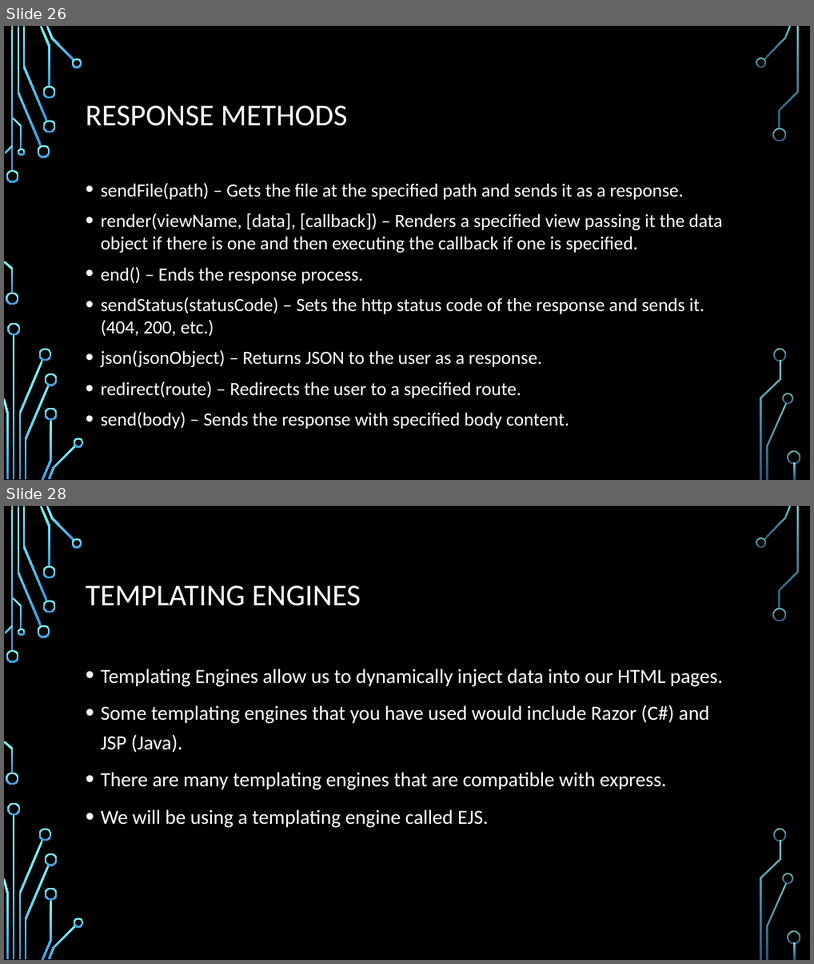
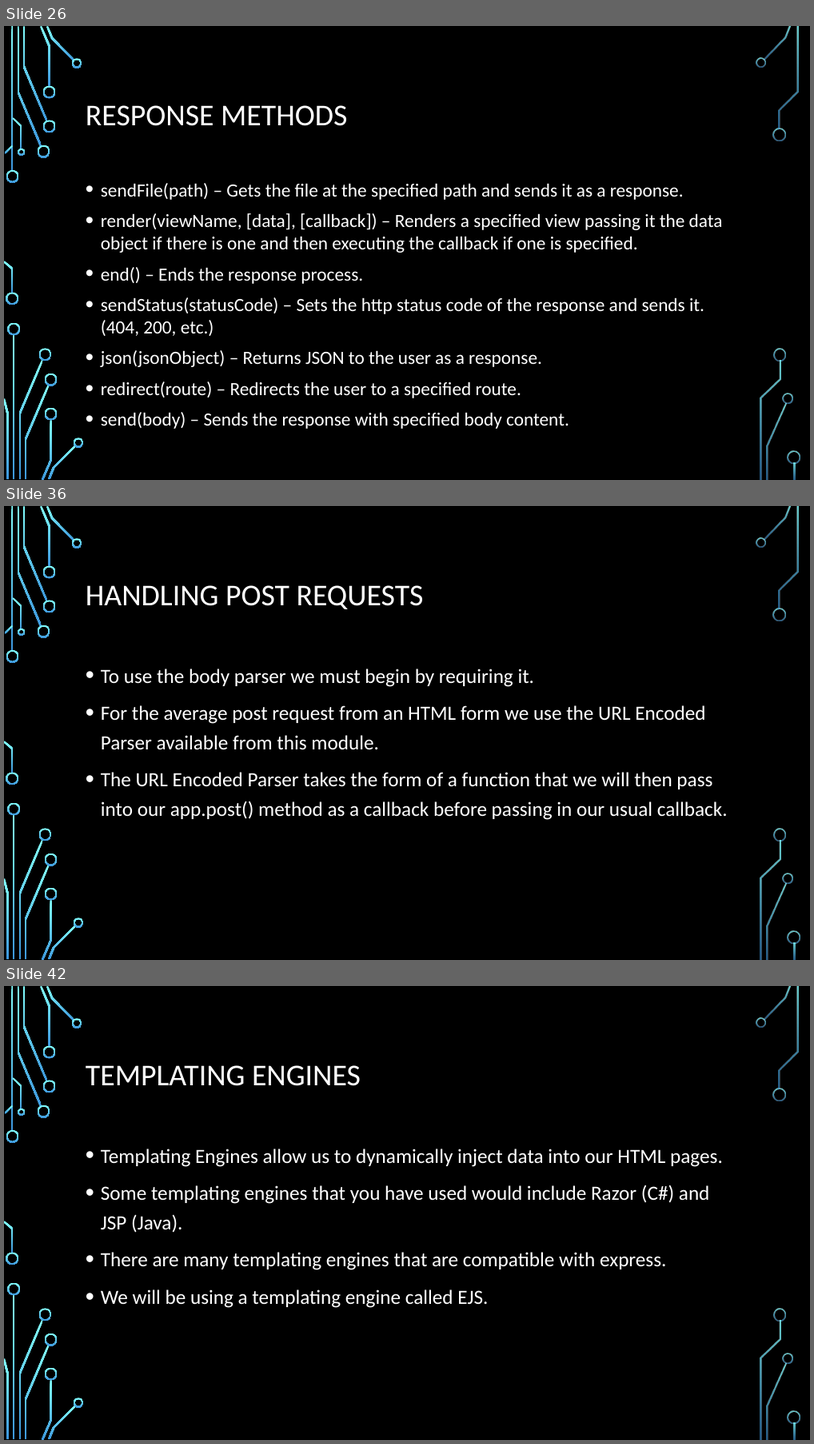
Before and after one commit to aliceroherty/ResearchProject, a slide deck: Presentation/Node.pptx. Shown one above the other, each under a label of ours: slides 26 and 28 before the commit, slides 26, 36 and 42 after it; the slides between them are not shown. The pictures are 814x964 and 814x1444 pixels, drawn with LibreOffice and Linux fonts; fonts in the diff are those of the drawing; background and template pictures are left out. Boxes give left, top, right and bottom in pixels: in the first picture for what was removed or moved away, otherwise in the second. Text is boxed around its words. In the diff, an @@ line names an element or a change of style, - is before the commit and + after.

```diff
--- a/Presentation/Node.pptx
+++ b/Presentation/Node.pptx
@@ slide 36 added at (4, 506, 810, 960), background picture (left out); not listed: 36 template elements that a slide beside it also shows @@
@@ title added at (86, 585, 424, 609), 36 pt, text #FFFFFF @@
+HANDLING POST REQUESTS
@@ text added at (101, 668, 728, 820), 24 pt, text #FFFFFF @@
+• To use the body parser we must begin by requiring it.
+• For the average post request from an HTML form we use the URL Encoded Parser available from this module.
+• The URL Encoded Parser takes the form of a function that we will then pass into our app.post() method as a callback before passing in our usual callback.
@@ what was slide 28 is now slide 42 @@
```
Also in this commit, not shown: 13 other slides added, 18 other files.
